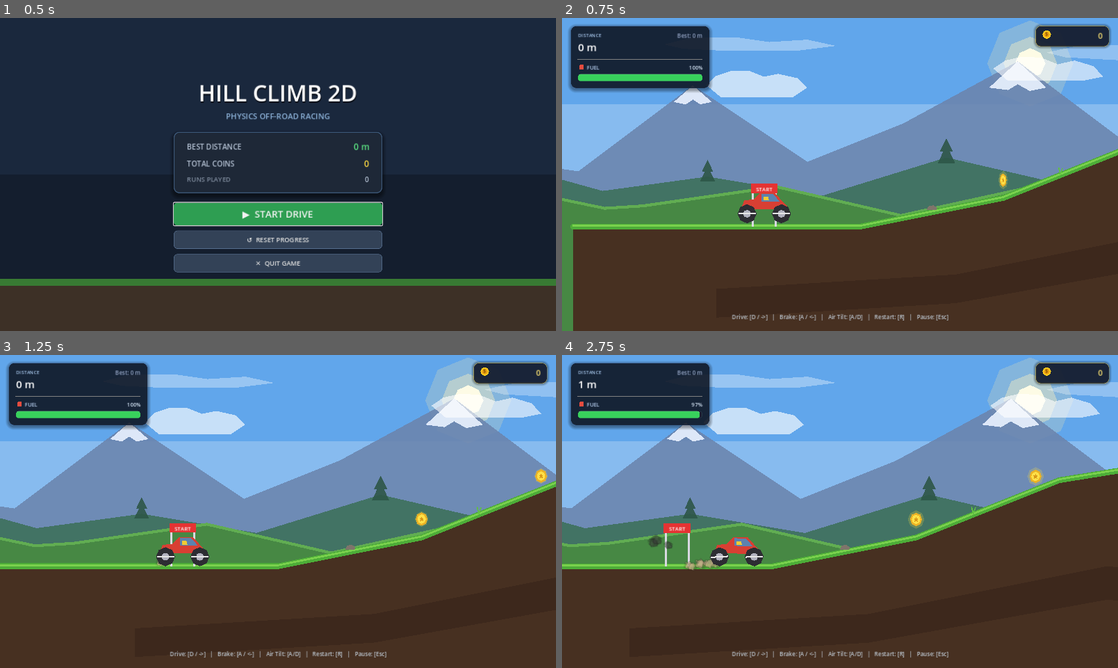
Above: before the commit, frames 1-4 (two rows, left to right).
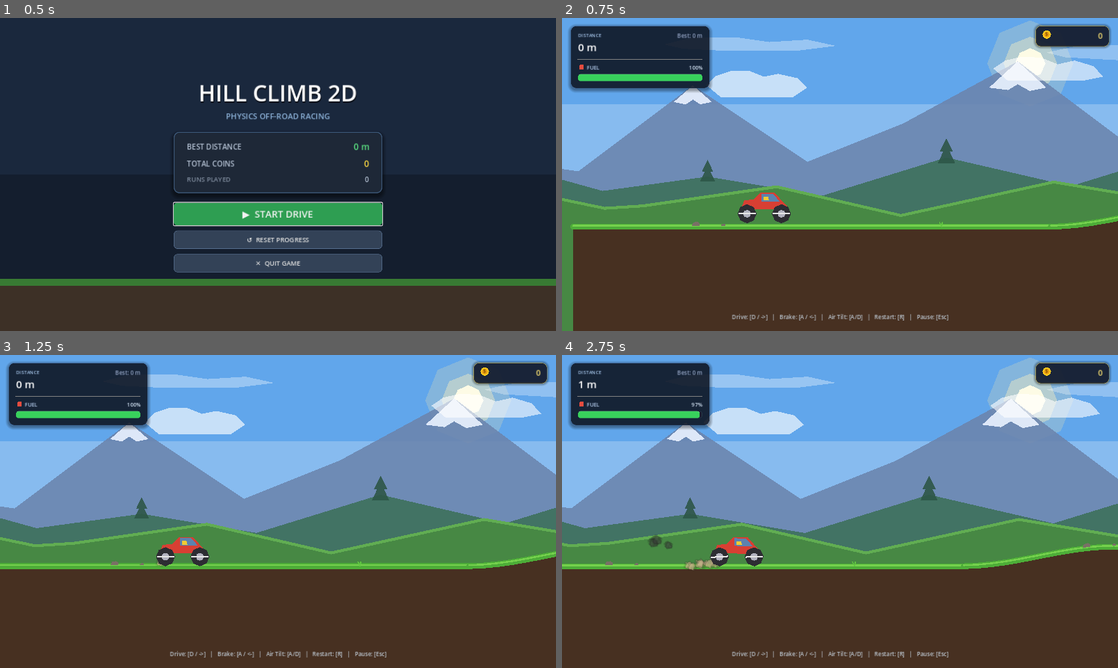
Above: after the commit, the same moments.

Repository: joelrokz2006-ops/hill-climb-2
Game: Godot game, scene res://scenes/main/Main.tscn
Two runs of this game, one before a commit and one after it. Both use one fixed random seed, a clock stepped at 60 frames per second and the inputs below.
Inputs:
- Up to frame 1 (0.5 s): no input
- Up to frame 2 (0.75 s): click "▶ START DRIVE" at 0.5 s
- Up to frame 3 (1.25 s): no input
- Up to frame 4 (2.75 s): tap Enter (ui_accept) at 1.25, 1.52, 2.27 s; hold D 1.28-2.03 s; tap P at 1.35, 2.1 s; hold Left (brake_reverse) from 2.03 s (still down)

Frame 1 is identical in both runs. In frame 2, 5.6% of the frame differs, in the area x 1-100%, y 41-68%; in frame 3, 6.6%; in frame 4, 9.7%, in the area x 7-100%, y 35-69%.

Commit message:
feat(gameplay): implement Stage B & C driving feel polish, stunts & milestone feedback, and endless terrain integration

Diff:
--- a/scripts/core/FollowCamera.gd
+++ b/scripts/core/FollowCamera.gd
@@ -9,8 +9,15 @@
 @export var max_lookahead: float = 300.0
 @export var follow_smoothing_speed: float = 8.0
 
+var trauma: float = 0.0
+var _trauma_time: float = 0.0
+
 func _ready() -> void:
 	position_smoothing_enabled = false # Custom lerp in physics process gives more responsive vehicle feel
+
+## Adds subtle screen trauma shake (clamped to 1.0)
+func add_trauma(amount: float) -> void:
+	trauma = clampf(trauma + amount, 0.0, 1.0)
 
 func _physics_process(delta: float) -> void:
 	if not is_instance_valid(target):
@@ -25,3 +32,11 @@
 		target_pos += lookahead
 
 	global_position = global_position.lerp(target_pos, follow_smoothing_speed * delta)
+
+	# Apply subtle trauma screen shake on hard landing / crash
+	if trauma > 0.0:
+		_trauma_time += delta * 25.0
+		var shake_mag: float = trauma * trauma * 7.0 # Max 7 px subtle shake
+		var shake_offset := Vector2(sin(_trauma_time * 1.7) * shake_mag, cos(_trauma_time * 2.3) * shake_mag)
+		global_position += shake_offset
+		trauma = maxf(0.0, trauma - delta * 2.2)
--- a/scripts/core/Game.gd
+++ b/scripts/core/Game.gd
@@ -9,6 +9,8 @@
 signal return_to_main_menu_requested
 
 @export var spawn_position: Vector2 = Vector2(0.0, 360.0)
+## Whether to use endless procedural terrain (true) or fixed TestTrack (false)
+@export var use_procedural_terrain: bool = false
 
 @onready var game_manager: Node = $GameManager
 @onready var terrain_slot: Node2D = $TerrainSlot
@@ -26,6 +28,7 @@
 func _ready() -> void:
 	_setup_vehicle()
 	_setup_camera()
+	setup_terrain()
 	_setup_ui()
 
 	if is_instance_valid(game_manager):
@@ -41,8 +44,41 @@
 		start_x = spawn_position.x
 		if not vehicle.crashed.is_connected(_on_vehicle_crashed):
 			vehicle.crashed.connect(_on_vehicle_crashed)
+		if vehicle.has_signal("hard_landed") and not vehicle.hard_landed.is_connected(_on_vehicle_hard_landed):
+			vehicle.hard_landed.connect(_on_vehicle_hard_landed)
 		if is_instance_valid(game_manager) and game_manager.has_method("bind_vehicle"):
 			game_manager.bind_vehicle(vehicle)
+
+func setup_terrain() -> void:
+	if not is_instance_valid(terrain_slot):
+		return
+
+	if use_procedural_terrain:
+		# Remove static track if present
+		var static_track = terrain_slot.get_node_or_null("TestTrack")
+		if is_instance_valid(static_track):
+			static_track.queue_free()
+
+		var existing_gen = terrain_slot.get_node_or_null("TerrainGenerator")
+		if not is_instance_valid(existing_gen):
+			var gen := TerrainGenerator.new()
+			gen.name = "TerrainGenerator"
+			gen.target = vehicle
+			gen.auto_find_target = true
+			terrain_slot.add_child(gen)
+	else:
+		# Ensure TestTrack is present for controlled regression tests
+		var existing_gen = terrain_slot.get_node_or_null("TerrainGenerator")
+		if is_instance_valid(existing_gen):
+			existing_gen.queue_free()
+
+		var static_track = terrain_slot.get_node_or_null("TestTrack")
+		if not is_instance_valid(static_track):
+			var track_packed: PackedScene = preload("res://scenes/terrain/TestTrack.tscn")
+			if track_packed:
+				var track = track_packed.instantiate()
+				track.name = "TestTrack"
+				terrain_slot.add_child(track)
 
 func _setup_camera() -> void:
 	if is_instance_valid(follow_camera) and is_instance_valid(vehicle):
@@ -91,7 +127,13 @@
 		else:
 			_stopped_timer = 0.0
 
+func _on_vehicle_hard_landed(severity: float) -> void:
+	if is_instance_valid(follow_camera) and follow_camera.has_method("add_trauma"):
+		follow_camera.add_trauma(severity * 0.4)
+
 func _on_vehicle_crashed() -> void:
+	if is_instance_valid(follow_camera) and follow_camera.has_method("add_trauma"):
+		follow_camera.add_trauma(0.7)
 	if is_instance_valid(game_manager) and game_manager.current_state == GameManagerScript.RunState.PLAYING:
 		game_manager.finish_run("crashed")
 
@@ -102,6 +144,13 @@
 		vehicle.reset_vehicle(spawn_position)
 	if is_instance_valid(follow_camera) and is_instance_valid(vehicle):
 		follow_camera.global_position = spawn_position
+
+	# If procedural generator is active, reset it to spawn origin
+	if is_instance_valid(terrain_slot):
+		var gen = terrain_slot.get_node_or_null("TerrainGenerator")
+		if is_instance_valid(gen) and gen.has_method("reset_generator"):
+			gen.reset_generator(Vector2(-400.0, 420.0))
+
 	_reset_pickups()
 
 func _reset_pickups() -> void:
--- a/scripts/core/Main.gd
+++ b/scripts/core/Main.gd
@@ -27,6 +27,9 @@
 func load_game() -> void:
 	_switch_scene(default_game_scene)
 	if is_instance_valid(current_scene_node):
+		if current_scene_node is GameScene:
+			current_scene_node.use_procedural_terrain = true
+			current_scene_node.setup_terrain()
 		if current_scene_node.has_signal("return_to_main_menu_requested") and not current_scene_node.return_to_main_menu_requested.is_connected(load_menu):
 			current_scene_node.return_to_main_menu_requested.connect(load_menu)
 
--- a/scripts/terrain/TerrainGenerator.gd
+++ b/scripts/terrain/TerrainGenerator.gd
@@ -35,8 +35,8 @@
 
 @export_group("Pickups Distribution")
 @export var enable_pickups: bool = true
-## Spacing between consecutive fuel canister spawns (in pixels, ~130 meters)
-@export var fuel_interval_distance: float = 13000.0
+## Spacing between consecutive fuel canister spawns (in pixels, ~85 meters)
+@export var fuel_interval_distance: float = 8500.0
 ## Probability of generating coins on a procedural segment
 @export var coin_spawn_chance: float = 0.75
 
--- a/scripts/ui/HUDController.gd
+++ b/scripts/ui/HUDController.gd
@@ -30,8 +30,16 @@
 var _fuel_style_warning: StyleBoxFlat
 var _fuel_style_critical: StyleBoxFlat
 
+# Stunt and distance milestone toast feedback
+var _toast_panel: PanelContainer
+var _toast_title_label: Label
+var _toast_subtitle_label: Label
+var _toast_tween: Tween
+var _milestones_reached: Array[int] = []
+
 func _ready() -> void:
 	_init_fuel_styles()
+	_init_toast_panel()
 
 	if message_banner:
 		message_banner.visible = false
@@ -125,6 +133,12 @@
 		vehicle.fuel_changed.connect(_on_fuel_updated)
 	if not vehicle.crashed.is_connected(_on_vehicle_crashed):
 		vehicle.crashed.connect(_on_vehicle_crashed)
+	if vehicle.has_signal("trick_performed") and not vehicle.trick_performed.is_connected(_on_trick_performed):
+		vehicle.trick_performed.connect(_on_trick_performed)
+	if vehicle.has_signal("airtime_landed") and not vehicle.airtime_landed.is_connected(_on_airtime_landed):
+		vehicle.airtime_landed.connect(_on_airtime_landed)
+	if vehicle.has_signal("clean_landed") and not vehicle.clean_landed.is_connected(_on_clean_landed):
+		vehicle.clean_landed.connect(_on_clean_landed)
 
 func _update_best_distance() -> void:
 	if best_distance_label and is_instance_valid(game_manager_ref) and "best_distance" in game_manager_ref:
@@ -133,6 +147,28 @@
 func _on_distance_updated(new_distance: float) -> void:
 	if distance_label:
 		distance_label.text = "%d m" % int(new_distance)
+
+	# Check distance milestones (100m, 250m, 500m, 1000m, 1500m, 2000m, 3000m, 5000m)
+	var current_int: int = int(new_distance)
+	for m in [100, 250, 500, 1000, 1500, 2000, 3000, 5000]:
+		if current_int >= m and not (m in _milestones_reached):
+			_milestones_reached.append(m)
+			show_toast("🏁 %d METERS REACHED! 🏁" % m, "Keep Climbing!", Color(0.25, 0.9, 0.55))
+
+func _on_trick_performed(trick_name: String, reward_coins: int) -> void:
+	if is_instance_valid(game_manager_ref) and game_manager_ref.has_method("add_coins"):
+		game_manager_ref.add_coins(reward_coins)
+	show_toast("★ %s! ★" % trick_name.to_upper(), "+%d Coins" % reward_coins, Color(1.0, 0.85, 0.2))
+
+func _on_airtime_landed(duration: float, reward_coins: int) -> void:
+	if is_instance_valid(game_manager_ref) and game_manager_ref.has_method("add_coins"):
+		game_manager_ref.add_coins(reward_coins)
+	show_toast("★ BIG AIR! (%.1fs) ★" % duration, "+%d Coins" % reward_coins, Color(0.35, 0.85, 1.0))
+
+func _on_clean_landed(bonus_coins: int) -> void:
+	if is_instance_valid(game_manager_ref) and game_manager_ref.has_method("add_coins"):
+		game_manager_ref.add_coins(bonus_coins)
+	show_toast("CLEAN LANDING!", "+%d Coins" % bonus_coins, Color(0.35, 0.95, 0.45))
 
 func _on_fuel_updated(current: float, max_val: float) -> void:
 	_target_fuel = current
@@ -174,6 +210,9 @@
 
 func _on_run_started() -> void:
 	_is_low_fuel = false
+	_milestones_reached.clear()
+	if is_instance_valid(_toast_panel):
+		_toast_panel.visible = false
 	if message_banner:
 		message_banner.visible = false
 	if pause_banner:
@@ -189,6 +228,8 @@
 		_last_coins_count = game_manager_ref.coins_collected
 
 func _on_vehicle_crashed() -> void:
+	if is_instance_valid(_toast_panel):
+		_toast_panel.visible = false
 	if message_banner:
 		message_banner.visible = true
 	if message_title_label:
@@ -202,6 +243,8 @@
 		retry_hint_label.text = "Press [R] to Retry"
 
 func _on_run_finished(final_distance: float, coins: int = 0, reason: String = "") -> void:
+	if is_instance_valid(_toast_panel):
+		_toast_panel.visible = false
 	if message_banner:
 		message_banner.visible = true
 	if message_title_label:
@@ -221,3 +264,87 @@
 	if retry_hint_label:
 		retry_hint_label.text = "Press [R] to Retry"
 	_update_best_distance()
+
+# --- TOAST NOTIFICATIONS (STUNTS & MILESTONES) ---
+
+func _init_toast_panel() -> void:
+	_toast_panel = PanelContainer.new()
+	_toast_panel.mouse_filter = Control.MOUSE_FILTER_IGNORE
+	_toast_panel.anchors_preset = Control.PRESET_CENTER_TOP
+	_toast_panel.anchor_left = 0.5
+	_toast_panel.anchor_right = 0.5
+	_toast_panel.anchor_top = 0.0
+	_toast_panel.offset_left = -170.0
+	_toast_panel.offset_top = 22.0
+	_toast_panel.offset_right = 170.0
+	_toast_panel.offset_bottom = 84.0
+	_toast_panel.visible = false
+
+	var style := StyleBoxFlat.new()
+	style.bg_color = Color(0.06, 0.09, 0.16, 0.94)
+	style.border_width_left = 2
+	style.border_width_top = 2
+	style.border_width_right = 2
+	style.border_width_bottom = 2
+	style.border_color = Color(0.92, 0.82, 0.25, 0.9)
+	style.set_corner_radius_all(12)
+	style.shadow_color = Color(0, 0, 0, 0.45)
+	style.shadow_size = 10
+	_toast_panel.add_theme_stylebox_override("panel", style)
+
+	var margin := MarginContainer.new()
+	margin.mouse_filter = Control.MOUSE_FILTER_IGNORE
+	margin.add_theme_constant_override("margin_left", 14)
+	margin.add_theme_constant_override("margin_top", 8)
+	margin.add_theme_constant_override("margin_right", 14)
+	margin.add_theme_constant_override("margin_bottom", 8)
+
+	var vbox := VBoxContainer.new()
+	vbox.mouse_filter = Control.MOUSE_FILTER_IGNORE
+	vbox.alignment = BoxContainer.ALIGNMENT_CENTER
+	vbox.add_theme_constant_override("separation", 2)
+
+	_toast_title_label = Label.new()
+	_toast_title_label.mouse_filter = Control.MOUSE_FILTER_IGNORE
+	_toast_title_label.horizontal_alignment = HORIZONTAL_ALIGNMENT_CENTER
+	_toast_title_label.add_theme_font_size_override("font_size", 16)
+	_toast_title_label.add_theme_color_override("font_color", Color(1.0, 0.88, 0.25))
+	vbox.add_child(_toast_title_label)
+
+	_toast_subtitle_label = Label.new()
+	_toast_subtitle_label.mouse_filter = Control.MOUSE_FILTER_IGNORE
+	_toast_subtitle_label.horizontal_alignment = HORIZONTAL_ALIGNMENT_CENTER
+	_toast_subtitle_label.add_theme_font_size_override("font_size", 13)
+	_toast_subtitle_label.add_theme_color_override("font_color", Color(0.85, 0.94, 0.98))
+	vbox.add_child(_toast_subtitle_label)
+
+	margin.add_child(vbox)
+	_toast_panel.add_child(margin)
+	add_child(_toast_panel)
+
+func show_toast(title: String, subtitle: String = "", highlight_color: Color = Color(1.0, 0.85, 0.2)) -> void:
+	if not is_instance_valid(_toast_panel):
+		_init_toast_panel()
+
+	_toast_title_label.text = title
+	_toast_title_label.add_theme_color_override("font_color", highlight_color)
+	_toast_subtitle_label.text = subtitle
+	_toast_subtitle_label.visible = subtitle != ""
+
+	if _toast_tween and _toast_tween.is_valid():
+		_toast_tween.kill()
+
+	_toast_panel.visible = true
+	_toast_panel.modulate.a = 0.0
+	_toast_panel.scale = Vector2(0.85, 0.85)
+	_toast_panel.pivot_offset = Vector2(170.0, 31.0)
+
+	_toast_tween = create_tween()
+	_toast_tween.set_parallel(true)
+	_toast_tween.tween_property(_toast_panel, "modulate:a", 1.0, 0.16)
+	_toast_tween.tween_property(_toast_panel, "scale", Vector2.ONE, 0.16).set_trans(Tween.TRANS_BACK).set_ease(Tween.EASE_OUT)
+
+	_toast_tween.chain().tween_interval(1.5)
+
+	_toast_tween.chain().tween_property(_toast_panel, "modulate:a", 0.0, 0.25)
+	_toast_tween.tween_callback(func(): _toast_panel.visible = false)
--- a/scripts/vehicle/VehicleController.gd
+++ b/scripts/vehicle/VehicleController.gd
@@ -9,6 +9,8 @@
 signal upgraded(stat_name: String, level: int)
 signal trick_performed(trick_name: String, reward_coins: int)
 signal airtime_landed(duration: float, reward_coins: int)
+signal hard_landed(severity: float)
+signal clean_landed(bonus_coins: int)
 
 @export_group("Upgrade Levels (1-5)")
 ## Engine Power level (1 to 5)
@@ -128,6 +130,9 @@
 	is_active = active
 	if not active:
 		_stop_effects()
+		air_time = 0.0
+		air_rotation_accum = 0.0
+		wheelie_time = 0.0
 		linear_velocity = Vector2.ZERO
 		angular_velocity = 0.0
 		if rear_wheel:
@@ -141,8 +146,11 @@
 	is_grounded = rear_contact or front_contact
 
 	# Detect hard landing thud
-	if not was_grounded and is_grounded and _previous_linear_velocity.y > 140.0:
-		_play_landing_sound()
+	if not was_grounded and is_grounded:
+		var impact_y: float = _previous_linear_velocity.y
+		if impact_y > 140.0:
+			_play_landing_sound()
+			hard_landed.emit(clampf((impact_y - 140.0) / 300.0, 0.2, 1.0))
 
 func _track_stunts(delta: float) -> void:
 	var rear_contact: bool = (rear_wheel.contact_monitor and rear_wheel.get_colliding_bodies().size() > 0) if rear_wheel else false
@@ -163,11 +171,14 @@
 			trick_performed.emit("Frontflip", 20)
 		wheelie_time = 0.0
 	else:
-		# Vehicle just landed cleanly from substantial airborne time
+		# Vehicle just landed from airborne
 		if not was_grounded and is_active:
 			if air_time >= 1.2:
 				var air_reward: int = int(air_time * 10)
 				airtime_landed.emit(air_time, air_reward)
+			elif air_time >= 0.75 and absf(rotation) < 0.25:
+				# Clean landing bonus when touching down flat after jump
+				clean_landed.emit(5)
 
 		air_time = 0.0
 		air_rotation_accum = 0.0
@@ -305,6 +316,7 @@
 	is_active = false
 	air_time = 0.0
 	air_rotation_accum = 0.0
+	wheelie_time = 0.0
 	_stop_effects()
 	crashed.emit()
 
--- /dev/null
+++ b/tests/test_stage_b_c_integration.gd
@@ -0,0 +1,136 @@
+extends SceneTree
+
+## Stage B & C Integration Test Suite
+## Tests driving feel polish, camera trauma, stunts/milestones toasts, and endless procedural terrain integration in GameScene.
+
+const GameManagerScript = preload("res://scripts/core/GameManager.gd")
+const SaveManager = preload("res://scripts/core/SaveManager.gd")
+
+func _init() -> void:
+	print("=================================================================")
+	print("--- BEGIN STAGE B & C COMPREHENSIVE INTEGRATION TEST SUITE ---")
+	print("=================================================================")
+
+	SaveManager.custom_save_path = "user://test_stage_bc_save.json"
+	SaveManager.reset_save()
+
+	# Load Game scene
+	var game_packed := load("res://scenes/game/Game.tscn") as PackedScene
+	assert(game_packed != null, "Game.tscn must load")
+	var game: GameScene = game_packed.instantiate()
+	root.add_child(game)
+
+	for i in range(10):
+		await process_frame
+		await physics_frame
+
+	var gm: GameManager = game.game_manager
+	var vehicle: VehicleController = game.vehicle
+	var hud: HUDController = game.hud
+	var camera: FollowCamera = game.follow_camera
+
+	# ---------------------------------------------------------
+	# 1. Test Camera Trauma Shake & Landing Feedback (Stage B)
+	# ---------------------------------------------------------
+	print("-> [Stage B: 1/3] Testing Camera Trauma & Hard Landing...")
+	assert(camera.trauma == 0.0, "Initial camera trauma must be 0")
+	camera.add_trauma(0.5)
+	assert(camera.trauma == 0.5, "add_trauma should increase camera trauma")
+
+	# Advance 20 physics frames and check trauma decays
+	for i in range(20):
+		await physics_frame
+	assert(camera.trauma < 0.5, "Camera trauma must decay over time")
+	print("  ✓ Camera trauma shake and smooth decay verified (decayed to %.2f)" % camera.trauma)
+
+	# ---------------------------------------------------------
+	# 2. Test Stunt Feedback & Clean Landing Bonus (Stage B)
+	# ---------------------------------------------------------
+	print("-> [Stage B: 2/3] Testing Stunt Feedback & Clean Landing Bonus...")
+	var initial_coins: int = gm.coins_collected
+
+	# Trigger Backflip
+	vehicle.trick_performed.emit("Backflip", 20)
+	assert(gm.coins_collected == initial_coins + 20, "Backflip must award +20 coins to GameManager")
+	assert(hud._toast_panel.visible == true, "HUD toast banner must be visible on stunt")
+	assert("BACKFLIP" in hud._toast_title_label.text, "Toast title must display 'BACKFLIP'")
+	print("  ✓ Backflip trick toast & reward verified (+20 coins)")
+
+	# Trigger Clean Landing
+	vehicle.clean_landed.emit(5)
+	assert(gm.coins_collected == initial_coins + 25, "Clean landing must award +5 coins")
+	assert("CLEAN LANDING" in hud._toast_title_label.text, "Toast title must display 'CLEAN LANDING'")
+	print("  ✓ Clean landing toast & reward verified (+5 coins)")
+
+	# ---------------------------------------------------------
+	# 3. Test Distance Milestones (Stage B)
+	# ---------------------------------------------------------
+	print("-> [Stage B: 3/3] Testing Distance Milestones Toast...")
+	hud._on_distance_updated(105.0)
+	assert(100 in hud._milestones_reached, "100m milestone must be recorded")
+	assert(hud._toast_panel.visible == true, "Milestone toast must be visible")
+	assert("100 METERS" in hud._toast_title_label.text, "Toast must display '100 METERS'")
+	print("  ✓ Distance milestone (100m) toast verified")
+
+	# ---------------------------------------------------------
+	# 4. Test Endless Procedural Terrain Integration in GameScene (Stage C)
+	# ---------------------------------------------------------
+	print("-> [Stage C: 1/3] Enabling Endless Procedural Terrain mode in Game.tscn...")
+	game.use_procedural_terrain = true
+	game.setup_terrain()
+
+	for i in range(10):
+		await process_frame
+		await physics_frame
+
+	var gen: TerrainGenerator = game.terrain_slot.get_node_or_null("TerrainGenerator")
+	assert(gen != null, "TerrainGenerator must be active in terrain_slot when use_procedural_terrain=true")
+	assert(game.terrain_slot.get_node_or_null("TestTrack") == null, "Static TestTrack must be removed in procedural mode")
+	assert(gen.active_segments.size() >= 3, "TerrainGenerator must have initial active segments")
+	print("  ✓ Endless procedural terrain generator active with %d initial segments" % gen.active_segments.size())
+
+	# ---------------------------------------------------------
+	# 5. Test Long Distance Simulation (5,000+ px & 25,000+ px) (Stage C)
+	# ---------------------------------------------------------
+	print("-> [Stage C: 2/3] Simulating long-distance travel past 25,000 px...")
+	var test_distances: Array[float] = [2000.0, 5500.0, 12000.0, 26000.0]
+
+	for dist_x in test_distances:
+		vehicle.global_position.x = dist_x
+		gen._update_generation(dist_x)
+		gen._update_culling(dist_x)
+		await process_frame
+
+		var furthest_x: float = gen.next_attach_point.x
+		assert(furthest_x > dist_x + gen.generate_ahead_distance - 1000.0, "Terrain must generate ahead of vehicle")
+		assert(gen.active_segments.size() <= 8, "Segment pooling must keep active segment count bounded (was %d)" % gen.active_segments.size())
+		assert(gen.segment_pool.size() > 0 or dist_x < 5000.0, "Old segments must be culled into segment pool")
+
+	print("  ✓ Successfully simulated run to 26,000 px!")
+	print("  ✓ Active segments bounded: %d active, %d pooled for reuse" % [gen.active_segments.size(), gen.segment_pool.size()])
+	print("  ✓ Total coins generated: %d, Total fuel canisters generated: %d" % [gen.total_coins_spawned, gen.total_fuel_spawned])
+
+	# ---------------------------------------------------------
+	# 6. Test Restart in Procedural Mode (Stage C)
+	# ---------------------------------------------------------
+	print("-> [Stage C: 3/3] Testing clean restart in Procedural Mode...")
+	game.restart_game()
+	for i in range(15):
+		await process_frame
+		await physics_frame
+
+	assert(absf(vehicle.global_position.x - game.spawn_position.x) < 5.0, "Vehicle must return to spawn position")
+	assert(gm.current_state == GameManagerScript.RunState.PLAYING, "GameManager must be in PLAYING state after restart")
+	assert(gen.segment_counter <= 2, "TerrainGenerator counter must reset on run restart (was %d)" % gen.segment_counter)
+	assert(gen.active_segments.size() >= 3, "TerrainGenerator must re-seed initial segments on restart")
+	print("  ✓ Clean restart in procedural mode verified")
+
+	# Cleanup
+	game.queue_free()
+	SaveManager.reset_save()
+	SaveManager.custom_save_path = ""
+
+	print("=================================================================")
+	print("✓ ALL STAGE B & C INTEGRATION CHECKS PASSED WITH 100% SUCCESS!")
+	print("=================================================================")
+	quit(0)
Not shown, added: docs/VEHICLE_TUNING_CHANGELOG.md
